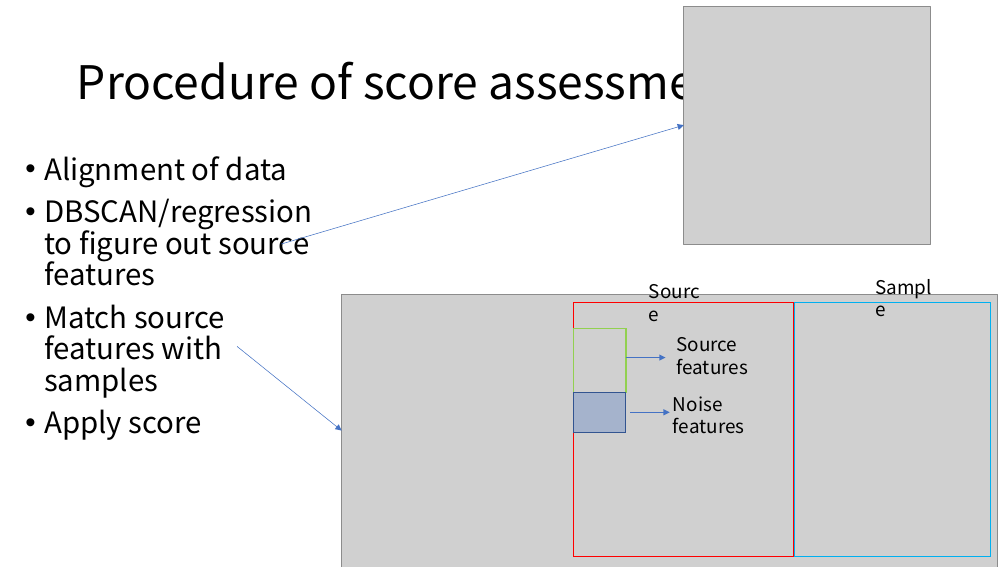
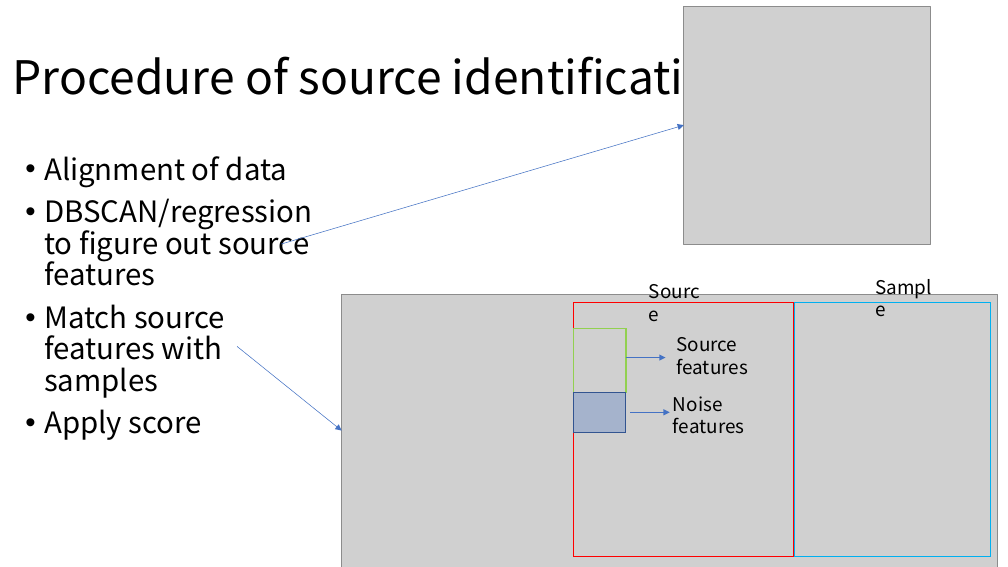
Before and after one commit to XiminHu/mass-suite, a slide deck: slide 3 of doc/20210316_CR.pptx. Drawn at 1008x567 pixels with LibreOffice and Linux fonts; fonts in the diff are those of the drawing; grey boxes stand for pictures. Boxes give left, top, right and bottom in pixels: in the first picture for what was removed or moved away, otherwise in the second. Text is boxed around its words. In the diff, an @@ line names an element or a change of style, - is before the commit and + after.

```diff
--- a/doc/20210316_CR.pptx
+++ b/doc/20210316_CR.pptx
@@ title at box(12, 47, 740, 106): text changed @@
-Procedure of score assessment
+Procedure of source identification
```
Also in this commit, not shown: 6 other slides changed, 3 slides added, 6 other files.
